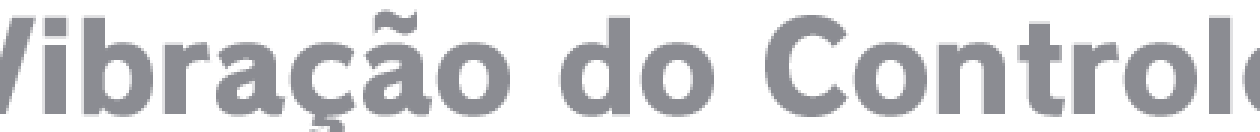
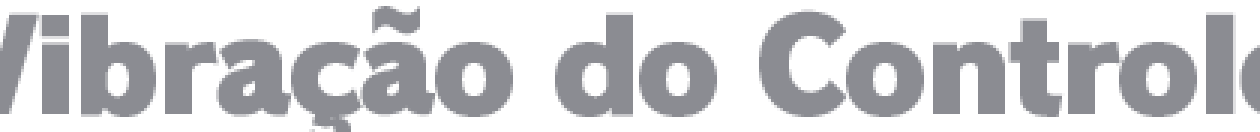
Layer changes from the first 1260 x 132 image to the second:
added layer "Vibração do Controle V2" above "Rumble Feature V2" over [0, 6, 1260, 132]
hid "Vibração do Controle" over [0, 9, 1260, 132]
